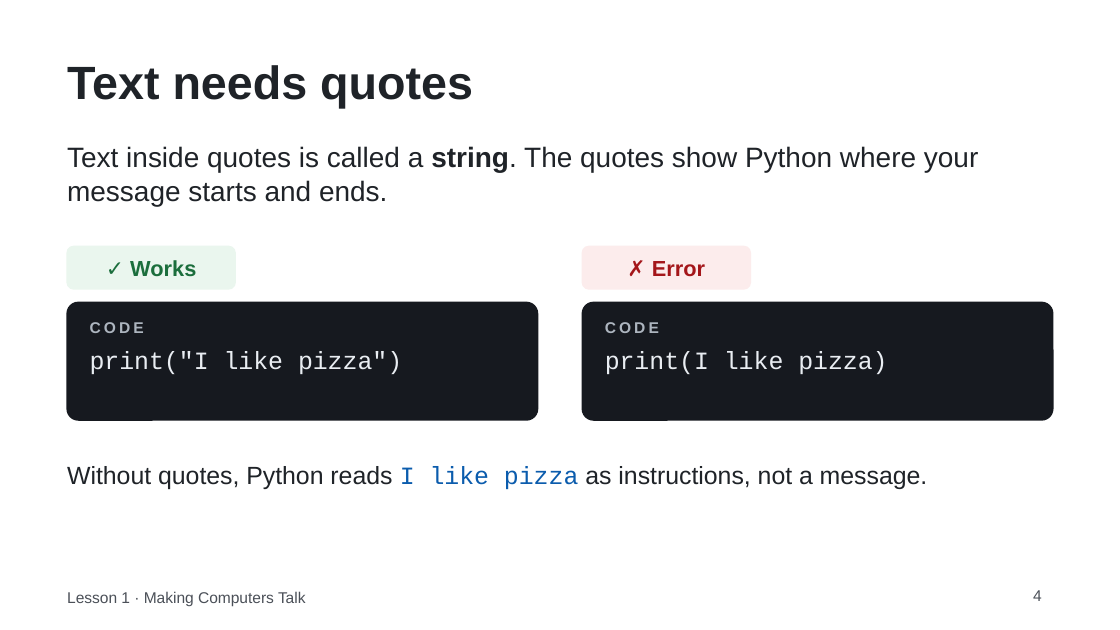
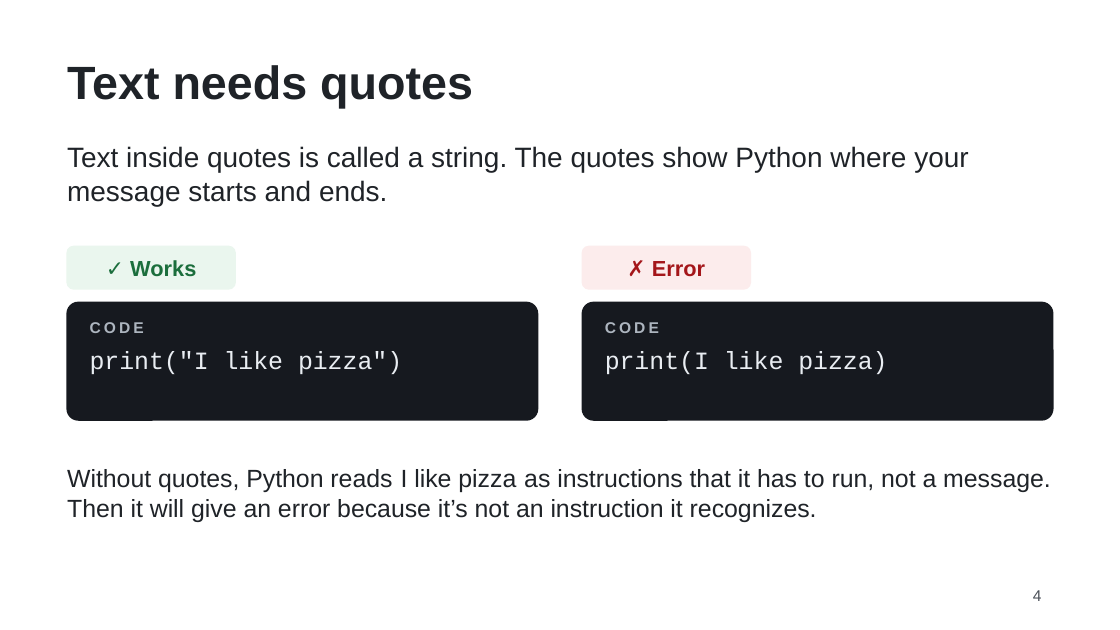
Before and after one commit to FrankD64/chatbot-lesson, a slide deck: slide 4 of assets/slides/Lesson1_Making_Computers_Talk.pptx. Drawn at 1120x630 pixels with LibreOffice and Linux fonts; fonts in the diff are those of the drawing. Boxes give left, top, right and bottom in pixels: in the first picture for what was removed or moved away, otherwise in the second. Text is boxed around its words. In the diff, an @@ line names an element or a change of style, - is before the commit and + after.

```diff
--- a/assets/slides/Lesson1_Making_Computers_Talk.pptx
+++ b/assets/slides/Lesson1_Making_Computers_Talk.pptx
@@ text "Text inside quotes is called ..." at bbox=[67, 146, 968, 206]: bold off in "string."; less space between paragraphs @@
@@ text at bbox=[67, 469, 1051, 522]: text changed @@
-Without quotes, Python reads I like pizza as instructions, not a message.
+Without quotes, Python reads I like pizza as instructions that it has to run, not a message. Then it will give an error because it’s not an instruction it recognizes.
@@ rectangle added at bbox=[48, 571, 333, 623], fill #FFFFFF, outline #FFFFFF 0.75 pt @@
@@ text removed at bbox=[67, 591, 306, 606] @@
-Lesson 1 · Making Computers Talk
```
Also in this commit, not shown: 6 other slides changed, 3 other files.
